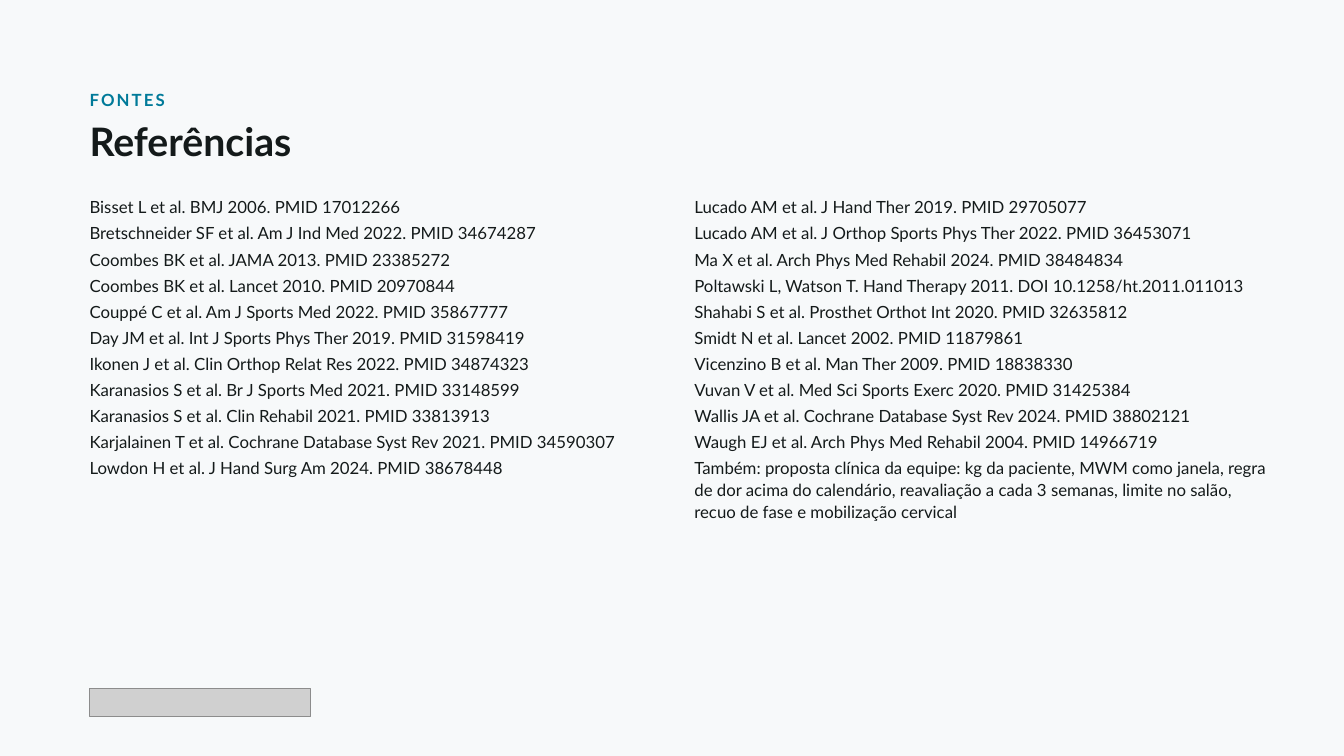
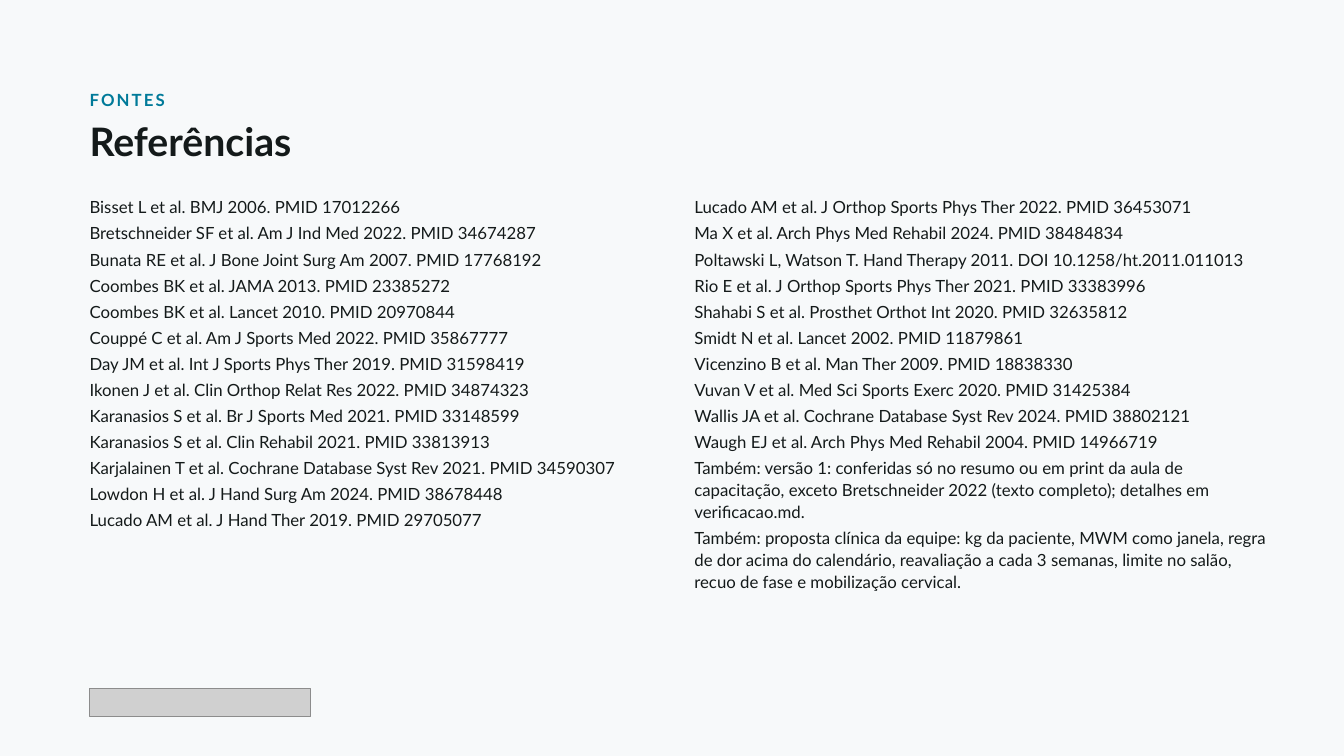
Before and after one commit to dossantosdanieel/illic, a slide deck: slide 25 of aulas/2026-11-cotovelo-lateral-2-reabilitacao/04_aula/cotovelo-lateral-2-reabilitacao.pptx. Drawn at 1344x756 pixels with LibreOffice and Linux fonts; fonts in the diff are those of the drawing; grey boxes stand for pictures. Boxes give left, top, right and bottom in pixels: in the first picture for what was removed or moved away, otherwise in the second. Text is boxed around its words. In the diff, an @@ line names an element or a change of style, - is before the commit and + after.

```diff
--- a/aulas/2026-11-cotovelo-lateral-2-reabilitacao/04_aula/cotovelo-lateral-2-reabilitacao.pptx
+++ b/aulas/2026-11-cotovelo-lateral-2-reabilitacao/04_aula/cotovelo-lateral-2-reabilitacao.pptx
@@ 3 texts: place and size @@
-3 texts at (694,226,1243,295)
+3 texts at (694,200,1243,269)
@@ text added at (90,253,542,269), 12 pt, text #141A1A @@
+Bunata RE et al. J Bone Joint Surg Am 2007. PMID 17768192
@@ text added at (694,279,1146,295), 12 pt, text #141A1A @@
+Rio E et al. J Orthop Sports Phys Ther 2021. PMID 33383996
@@ 9 texts: place and size @@
-9 texts at (90,253,615,477)
+9 texts at (90,279,615,503)
@@ text added at (694,461,1209,518), 12 pt, text #141A1A @@
+Também: versão 1: conferidas só no resumo ou em print da aula de capacitação, exceto Bretschneider 2022 (texto completo); detalhes em verificacao.md.
@@ text "Lucado AM et al. J ...": place and size @@
-text "Lucado AM et al. J ..." at (694,200,1087,213)
+text "Lucado AM et al. J ..." at (90,513,482,526)
@@ text at (694,531,1266,591): text changed @@
-Também: proposta clínica da equipe: kg da paciente, MWM como janela, regra de dor acima do calendário, reavaliação a cada 3 semanas, limite no salão, recuo de fase e mobilização cervical
+Também: proposta clínica da equipe: kg da paciente, MWM como janela, regra de dor acima do calendário, reavaliação a cada 3 semanas, limite no salão, recuo de fase e mobilização cervical.
```
Also in this commit, not shown: 13 other slides changed, 18 other files.
